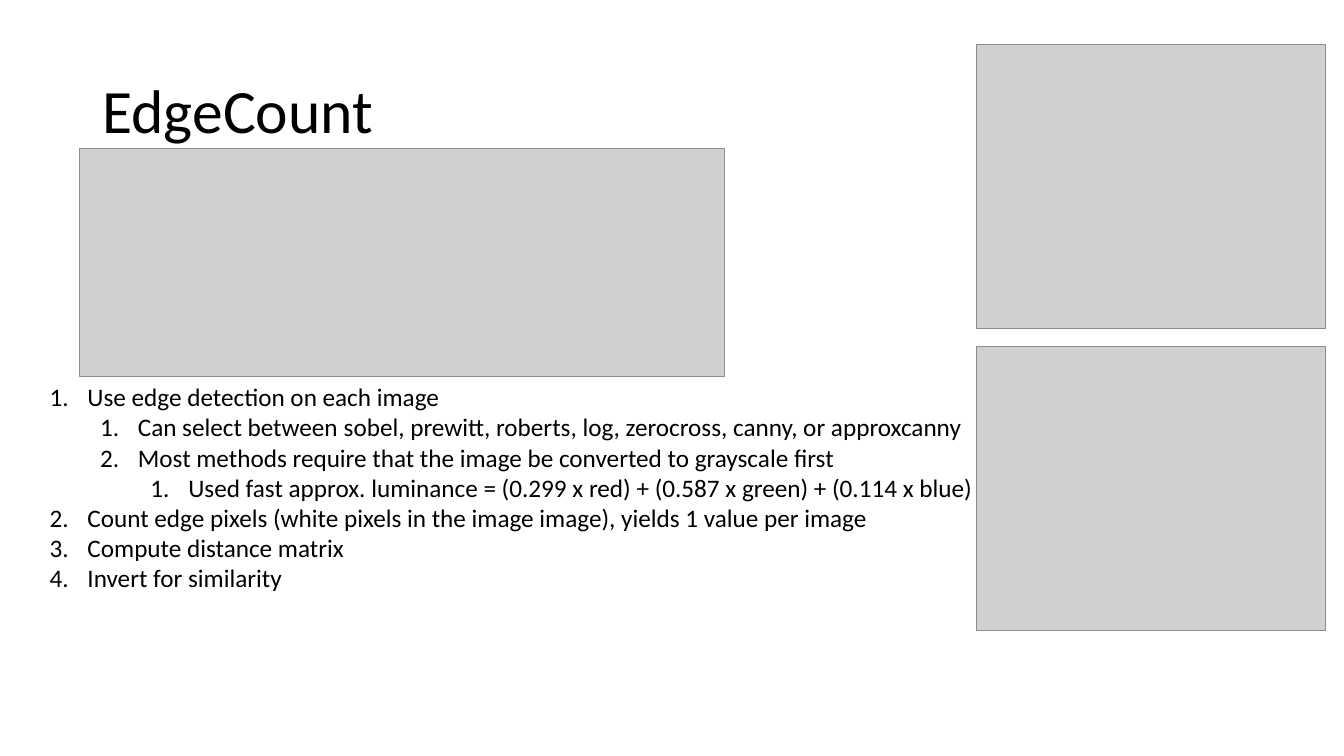
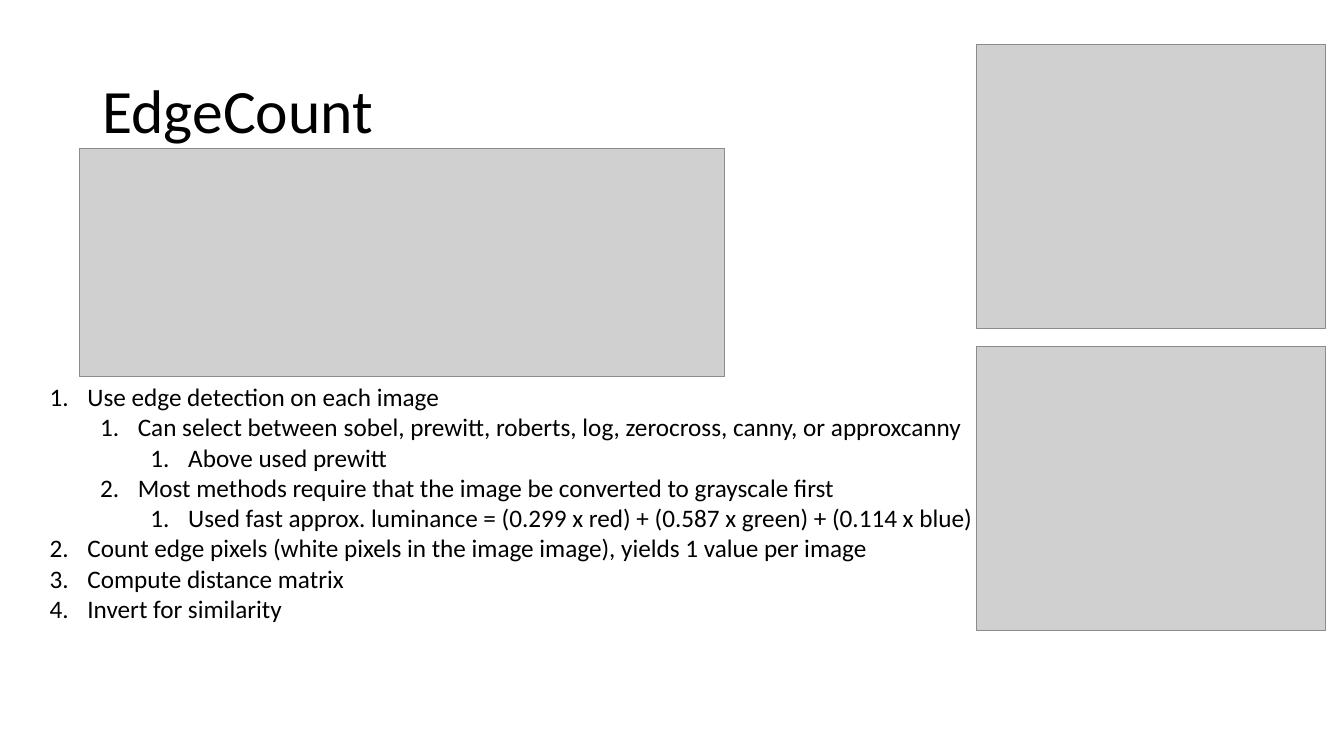
Before and after one commit to CulhamLab/BV-Scripts, a slide deck: slide 5 of RSA/Auxiliary Scripts/Image_Based_Models.pptx. Drawn at 1344x756 pixels with LibreOffice and Linux fonts; fonts in the diff are those of the drawing; grey boxes stand for pictures. Boxes give left, top, right and bottom in pixels: in the first picture for what was removed or moved away, otherwise in the second. Text is boxed around its words. In the diff, an @@ line names an element or a change of style, - is before the commit and + after.

```diff
--- a/RSA/Auxiliary Scripts/Image_Based_Models.pptx
+++ b/RSA/Auxiliary Scripts/Image_Based_Models.pptx
@@ text at box(188, 449, 387, 471): paragraph added @@
+    1. Above used prewitt
```
Also in this commit, not shown: 1 slide added.
